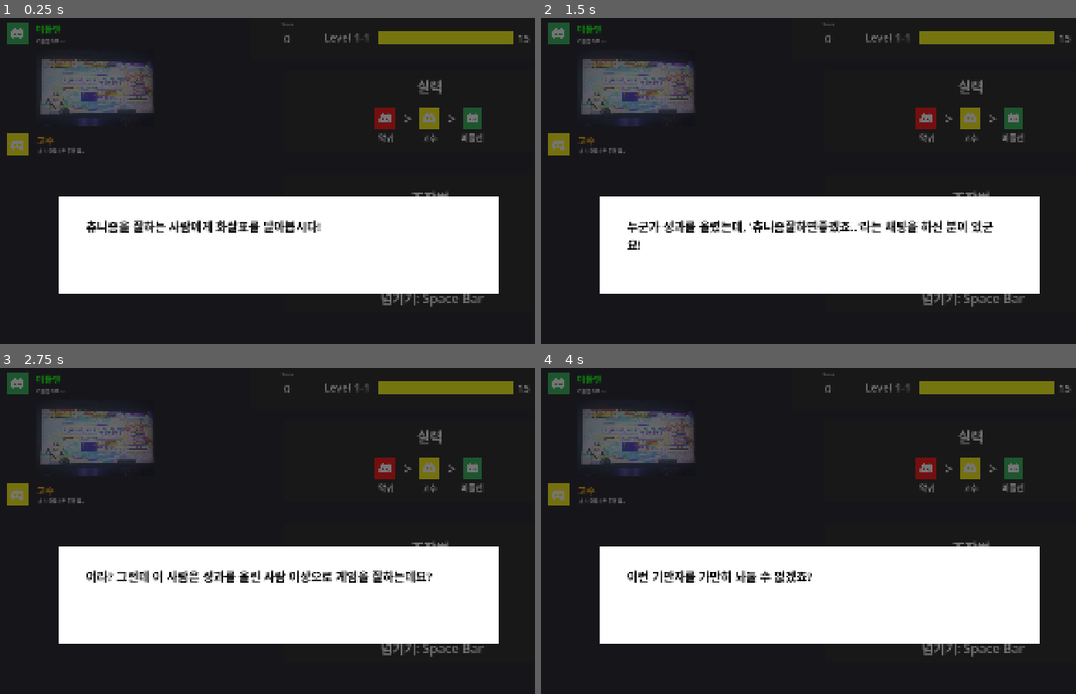
Above: before the commit, frames 1-4 (two rows, left to right).
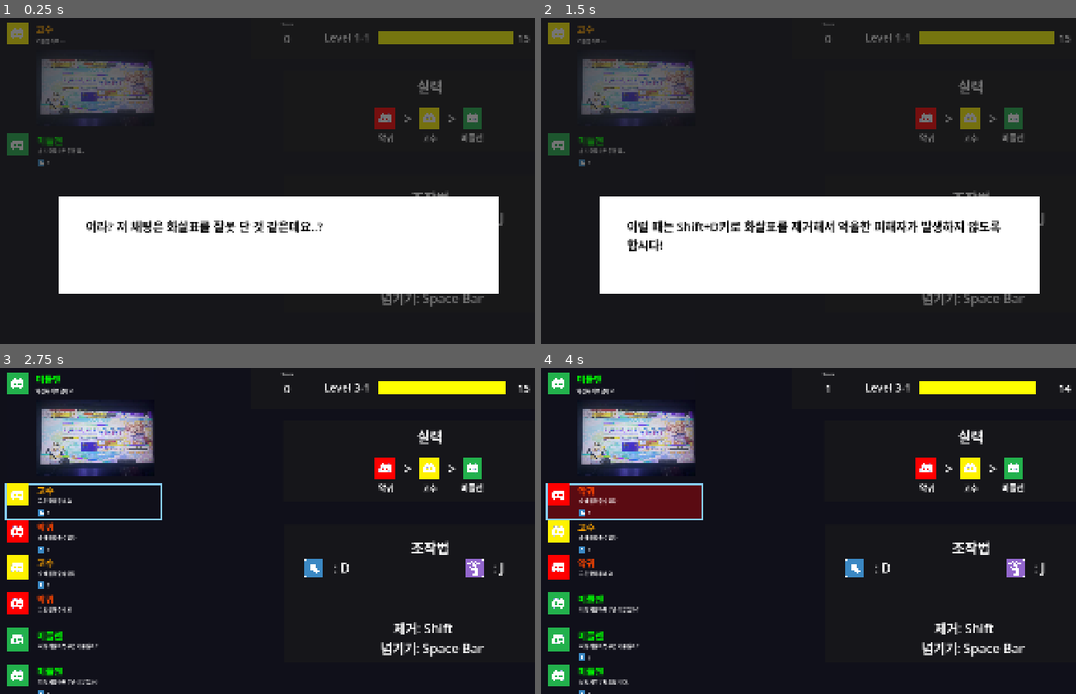
Above: after the commit, the same moments.

Repository: junu192857/Arrow-Game
Game: Godot game, scene res://Scenes/Ingame.tscn
Two runs of this game, one before a commit and one after it. Both use one fixed random seed, a clock stepped at 60 frames per second and the inputs below.
Inputs:
- Up to frame 1 (0.25 s): no input
- Up to frame 2 (1.5 s): tap Enter at 0.5, 1.35 s; hold D 0.53-1.28 s; tap J at 0.6 s; tap Space at 0.77, 1.25 s; hold S from 1.28 s (still down)
- Up to frame 3 (2.75 s): tap Space at 1.52 s; tap Enter at 2 s; release S at 2.03 s; hold D from 2.03 s (still down); tap Shift at 2.1 s
- Up to frame 4 (4 s): tap Space at 2.75, 3.02, 3.77 s; tap J at 2.85 s; release D at 3.53 s; hold A from 3.53 s (still down); tap Enter at 3.6 s

The runs differ from the first frame. In frame 1, 1.9% of the frame differs, in the area x 1-94%, y 1-66%; in frame 2, 2.6%; in frame 3, 34%; in frame 4, 37%, in the area x 0-100%, y 1-100%.

Commit message:
백업용이요

Diff:
--- a/arrow-game/Scenes/Ingame.tscn
+++ b/arrow-game/Scenes/Ingame.tscn
@@ -186,9 +186,9 @@
 anchor_top = 0.44200003
 anchor_right = 0.91600007
 anchor_bottom = 0.572
-offset_left = 0.7949829
+offset_left = 3.794983
 offset_top = -0.060012817
-offset_right = 1.3399658
+offset_right = 4.339966
 offset_bottom = 0.039993286
 
 [node name="TextureRect" type="TextureRect" parent="GuidePanel/UpwardArrow" unique_id=165715534]
@@ -215,14 +215,14 @@
 
 [node name="DownwardArrow" type="Control" parent="GuidePanel" unique_id=627911211]
 layout_mode = 1
-anchor_left = 0.072000004
-anchor_top = 0.44700003
-anchor_right = 0.356
-anchor_bottom = 0.577
-offset_left = 0.27999496
-offset_top = -0.21000671
-offset_right = -0.05999756
-offset_bottom = -0.11001587
+anchor_left = 0.63500005
+anchor_top = 0.437
+anchor_right = 0.919
+anchor_bottom = 0.56700003
+offset_left = -493.97504
+offset_top = 2.0899963
+offset_right = -494.315
+offset_bottom = 2.1899872
 
 [node name="TextureRect" type="TextureRect" parent="GuidePanel/DownwardArrow" unique_id=293348897]
 layout_mode = 1
--- a/arrow-game/Scripts/LevelManager.gd
+++ b/arrow-game/Scripts/LevelManager.gd
@@ -31,7 +31,7 @@
 
 
 func _ready():
-	level = 0
+	level = 2
 	_time_bar_anchor_left = $StatusPanel/TimeBar.anchor_left
 	_time_bar_full_anchor_right = $StatusPanel/TimeBar.anchor_right
 	$InformationPanel/InformationManager.information_closed.connect(start_new_stage)
@@ -62,6 +62,8 @@
 	level += 1
 	stage = 0
 	playing = false
+	for child in $GamePanel.get_children():
+		child.queue_free()
 	$GuidePanel.set_guide(level)
 	$SkillPanel.set_skill_guide(level)
 	$InformationPanel.visible = true
@@ -253,7 +255,7 @@
 	record.setup(skill)
 	current_record = record
 
-func _create_target(index: int, skill: Chatting.Skill, chat_text: String) -> Chatting:
+func _create_target(index: int, skill: Chatting.Skill, chat_text: String, is_information: bool) -> Chatting:
 	var target := TARGET_CHATTING_SCENE.instantiate() as Chatting
 	$GamePanel.add_child(target)
 	if not _target_base_ready:
@@ -265,12 +267,29 @@
 	target.anchor_bottom = _target_base_anchor_bottom + index * _target_anchor_step
 	target.setup(skill)
 	target.chat.text = chat_text
+	_seed_initial_imojis(target, is_information)
 	return target
+
+func _seed_initial_imojis(chatting: Chatting, is_information: bool) -> void:
+	if is_information:
+		return
+	for imoji_index in range(4):
+		var initial_count := _random_initial_count(imoji_index)
+		for i in range(initial_count):
+			chatting.add_imoji(imoji_index)
+
+func _random_initial_count(imojiIndex: int) -> int:
+	if not _can_delete_type(imojiIndex):
+		return 0
+	var max_count := _max_count_for(imojiIndex)
+	if max_count <= 1:
+		return randi() % 2
+	return randi() % (max_count + 1)
 
 func _create_targets(count: int, ingame: bool) -> void:
 	var skills := _generate_target_skills(count)
 	for i in range(count):
-		var chatting = _create_target(i, skills[i], _random_line("res://Chattings.txt"))
+		var chatting = _create_target(i, skills[i], _random_line("res://Chattings.txt"), false)
 		if ingame:
 			target_chattings.append(chatting)
 
@@ -307,10 +326,24 @@
 	match p_level:
 		1:
 			_create_record("오늘성과요~~", Chatting.Skill.Middleman)
-			_create_target(0, Chatting.Skill.Pro, "츄니즘잘하면좋겠죠..")
+			_create_target(0, Chatting.Skill.Pro, "츄니즘잘하면좋겠죠..", true)
 		2:
 			_create_record("와진짜겨우했네요...", Chatting.Skill.Pro)
-			_create_target(0, Chatting.Skill.Demon, "츄니즘잘하면좋겠죠..")
+			_create_target(0, Chatting.Skill.Demon, "츄니즘잘하면좋겠죠..", true)
+		3:
+			_create_record("오늘성과요~~", Chatting.Skill.Pro)
+			var chatting = _create_target(0, Chatting.Skill.Middleman, "츄니즘잘하면좋겠죠..", true)
+			chatting.add_imoji(0)
+		4:
+			_create_record("와진짜겨우했네요..", Chatting.Skill.Demon)
+			var chatting = _create_target(0, Chatting.Skill.Demon, "츄니즘잘하면좋겠죠..", true)
+			chatting.add_imoji(1)
+		5:
+			_create_record("와미친대박성과ㅋㅋㅋ", Chatting.Skill.Ranker)
+		6:
+			_create_record("와진짜겨우했네요..", Chatting.Skill.Pro)
+			_create_target(0, Chatting.Skill.Pro, "츄니즘잘하면좋겠죠..", true)
+			_create_target(1, Chatting.Skill.Demon, "츄니즘잘하면좋겠죠..", true)
 
 func show_information_chatting(p_level: int):
 	pass
Not shown, added: arrow-game/Informations/Level3.txt
Not shown, added: arrow-game/Informations/Level4.txt
Not shown, added: arrow-game/Informations/Level5.txt
Not shown, added: arrow-game/Informations/Level6.txt
Not shown, added: arrow-game/Informations/Level7.txt
Not shown, added: seedinitialimojis.patch
